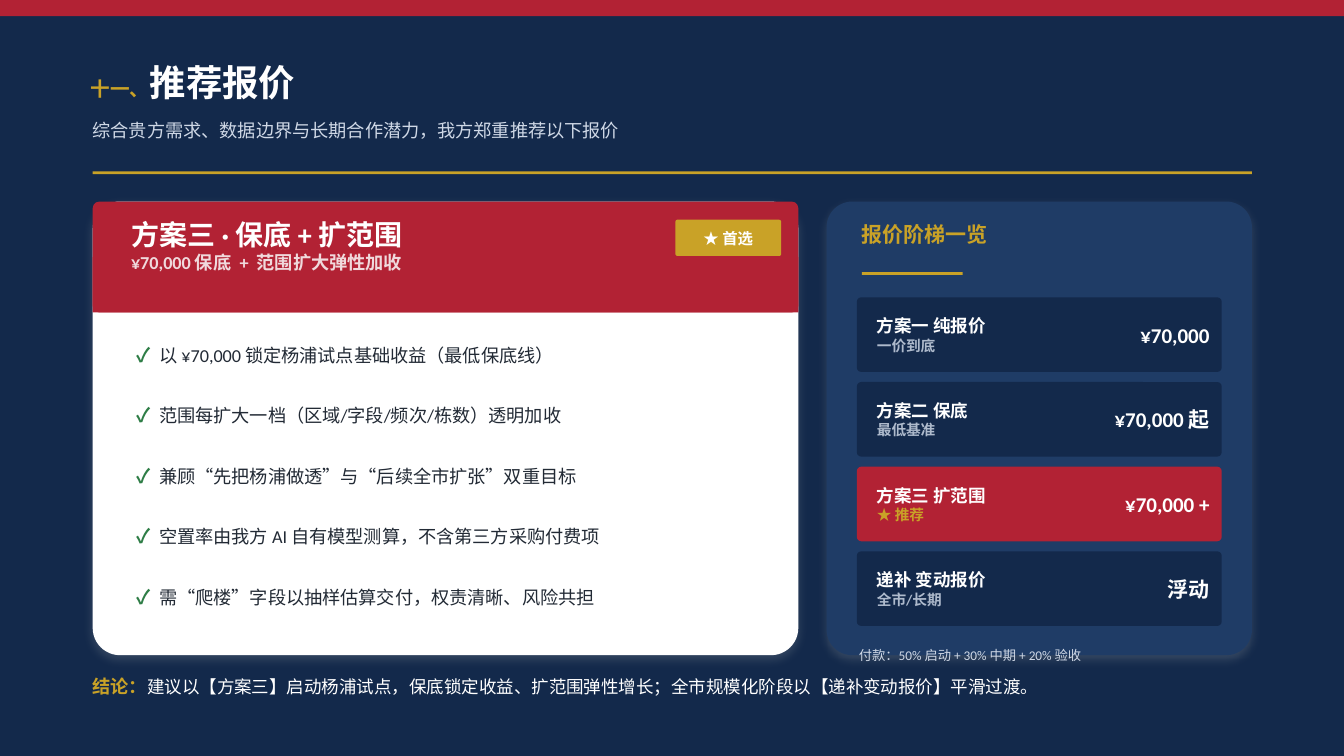
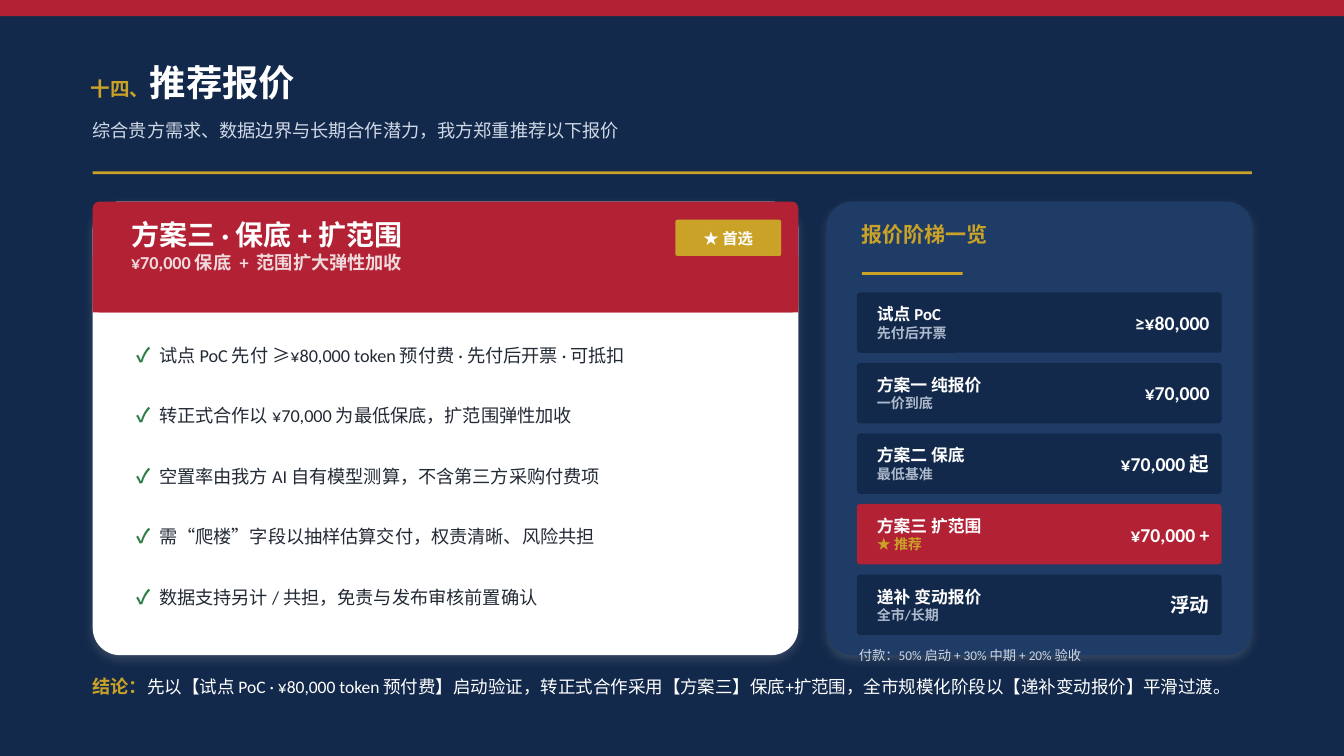
Before and after one commit to hujigang2010-maker/AIDEN, a slide deck: slide 17 of 易居研究院_复旦大学住房政策研究中心_合作方案.pptx (slide 14 before the commit). Drawn at 1344x756 pixels with LibreOffice and Linux fonts; fonts in the diff are those of the drawing. Boxes give left, top, right and bottom in pixels: in the first picture for what was removed or moved away, otherwise in the second. Text is boxed around its words. In the diff, an @@ line names an element or a change of style, - is before the commit and + after.

```diff
--- a/易居研究院_复旦大学住房政策研究中心_合作方案.pptx
+++ b/易居研究院_复旦大学住房政策研究中心_合作方案.pptx
@@ text at [91, 65, 296, 100]: text changed @@
-十一、推荐报价
+十四、推荐报价
@@ rounded rectangle: place and size @@
-rounded rectangle at [857, 297, 1222, 372]
+rounded rectangle at [857, 292, 1222, 353]
@@ text added at [877, 305, 947, 339], 12 pt, text #FFFFFF, bold @@
+试点 PoC
+先付后开票
@@ text at [1135, 316, 1209, 333]: text changed; size 15 to 14 pt @@
-¥70,000
+≥¥80,000
@@ text at [159, 346, 625, 364]: text changed @@
-✓ 以 ¥70,000 锁定杨浦试点基础收益（最低保底线）
+✓ 试点 PoC 先付 ≥¥80,000 token 预付费 · 先付后开票 · 可抵扣
@@ rounded rectangle: place and size @@
-rounded rectangle at [857, 382, 1222, 457]
+rounded rectangle at [857, 363, 1222, 423]
@@ text "方案一 纯报价": place and size @@
-text "方案一 纯报价" at [877, 317, 985, 353]
+text "方案一 纯报价" at [877, 376, 981, 409]
@@ text "方案一 纯报价" at [877, 376, 981, 409]: size 12.5 to 12 pt in "方案一 纯报价"; size 10.5 to 10 pt in "一价到底" @@
@@ text at [1145, 387, 1210, 403]: text changed; size 15 to 14 pt @@
-¥70,000 起
+¥70,000
@@ text at [159, 406, 572, 424]: text changed @@
-✓ 范围每扩大一档（区域/字段/频次/栋数）透明加收
+✓ 转正式合作以 ¥70,000 为最低保底，扩范围弹性加收
@@ rounded rectangle: place and size @@
-rounded rectangle at [857, 467, 1222, 541]
+rounded rectangle at [857, 434, 1222, 494]
@@ rounded rectangle at [857, 434, 1222, 494]: fill #B22234 to #13294B @@
@@ text "方案二 保底": place and size @@
-text "方案二 保底" at [877, 402, 968, 436]
+text "方案二 保底" at [877, 446, 965, 483]
@@ text "方案二 保底" at [877, 446, 965, 483]: size 12.5 to 12 pt in "方案二 保底"; size 10.5 to 10 pt in "最低基准" @@
@@ text "✓ 空置率由我方 AI 自有模型测算，不含第三方采购付费项": place and size @@
-text "✓ 空置率由我方 AI 自有模型测算，不含第三方采购付费项" at [159, 527, 600, 545]
+text "✓ 空置率由我方 AI 自有模型测算，不含第三方采购付费项" at [159, 467, 600, 485]
@@ text removed at [159, 467, 576, 485] @@
-✓ 兼顾“先把杨浦做透”与“后续全市扩张”双重目标
@@ text at [1121, 454, 1210, 474]: text changed; size 15 to 14 pt @@
-¥70,000 +
+¥70,000 起
@@ rounded rectangle: place and size @@
-rounded rectangle at [857, 552, 1222, 626]
+rounded rectangle at [857, 504, 1222, 565]
@@ rounded rectangle at [857, 504, 1222, 565]: fill #13294B to #B22234 @@
@@ text "方案三 扩范围": place and size @@
-text "方案三 扩范围" at [877, 487, 985, 521]
+text "方案三 扩范围" at [877, 517, 981, 550]
@@ text "方案三 扩范围" at [877, 517, 981, 550]: size 12.5 to 12 pt in "方案三 扩范围"; size 10.5 to 10 pt in "★ 推荐" @@
@@ text "✓ 需“爬楼”字段以抽样估算交付，权责清晰、风险共担": place and size @@
-text "✓ 需“爬楼”字段以抽样估算交付，权责清晰、风险共担" at [159, 588, 595, 606]
+text "✓ 需“爬楼”字段以抽样估算交付，权责清晰、风险共担" at [159, 527, 595, 545]
@@ text added at [1131, 529, 1196, 545], 14 pt, text #FFFFFF, bold @@
+¥70,000 +
@@ text added at [159, 588, 537, 606], 13 pt, text #222A35 @@
+✓ 数据支持另计 / 共担，免责与发布审核前置确认
@@ rounded rectangle added at [857, 575, 1222, 635], fill #13294B @@
@@ text "递补 变动报价": place and size @@
-text "递补 变动报价" at [877, 571, 986, 606]
+text "递补 变动报价" at [877, 588, 981, 621]
@@ text "递补 变动报价" at [877, 588, 981, 621]: size 12.5 to 12 pt in "递补 变动报价"; size 10.5 to 10 pt in "全市/长期" @@
@@ text "浮动": place and size @@
-text "浮动" at [1168, 579, 1210, 599]
+text "浮动" at [1170, 595, 1209, 614]
@@ text "浮动" at [1170, 595, 1209, 614]: size 15 to 14 pt @@
@@ text at [93, 677, 1230, 695]: text changed @@
-结论：建议以【方案三】启动杨浦试点，保底锁定收益、扩范围弹性增长；全市规模化阶段以【递补变动报价】平滑过渡。
+结论：先以【试点 PoC · ¥80,000 token 预付费】启动验证，转正式合作采用【方案三】保底+扩范围，全市规模化阶段以【递补变动报价】平滑过渡。
```
Also in this commit, not shown: 11 other slides changed, 3 slides added, 1 other file.
